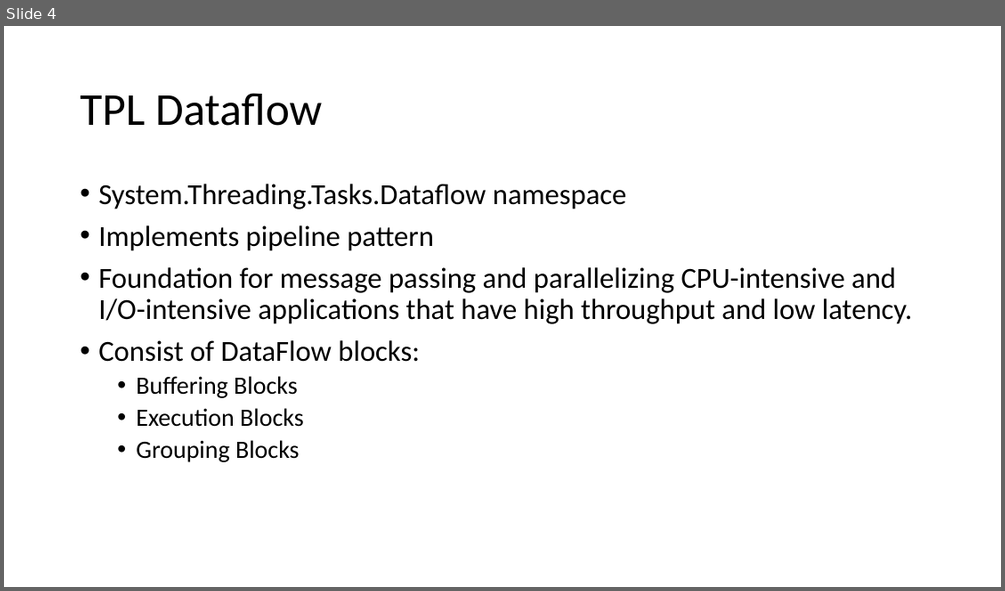
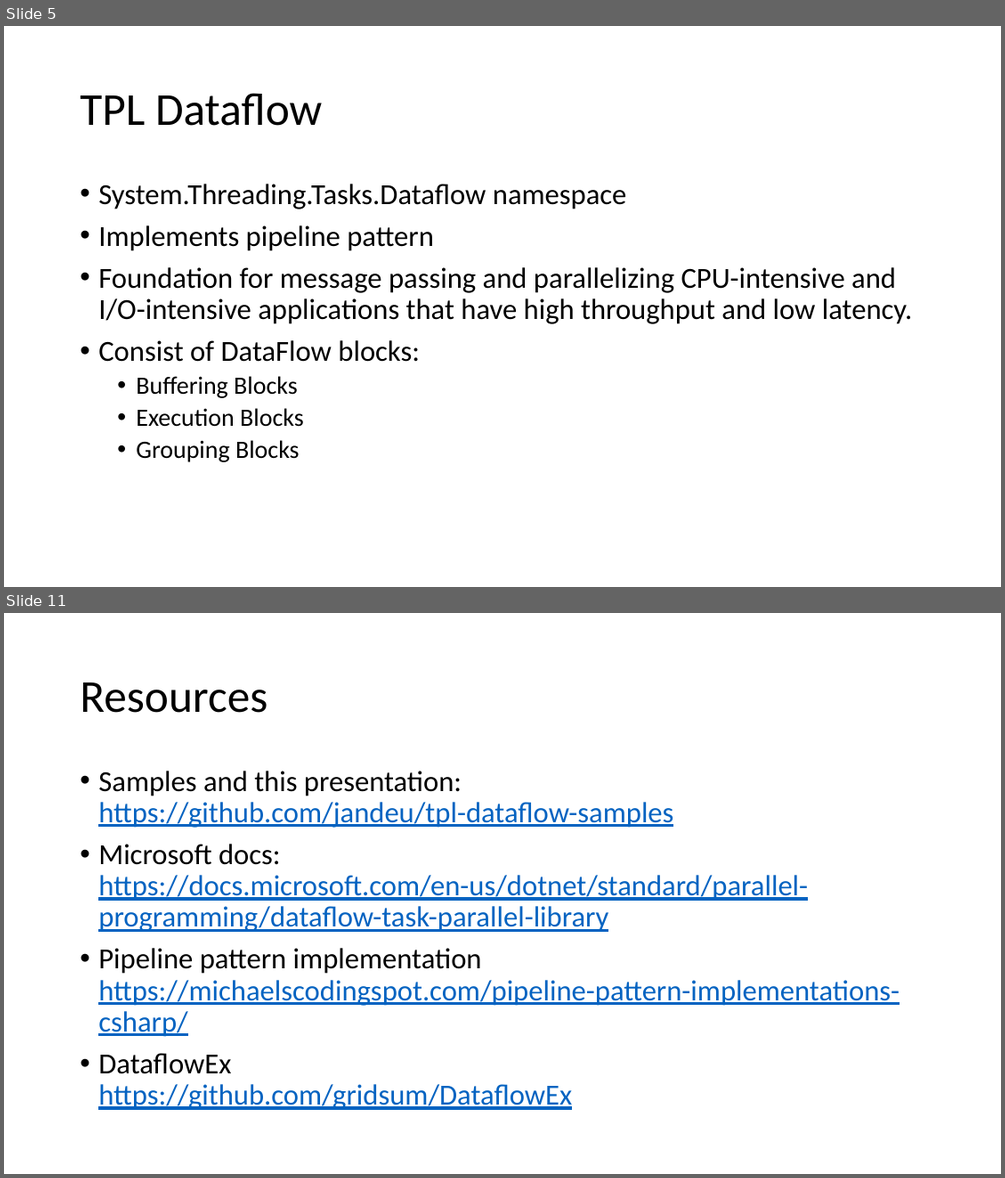
Before and after one commit to jandeu/tpl-dataflow-samples, a slide deck: Presentation.pptx. Shown one above the other, each under a label of ours: slide 4 before the commit, slides 5 and 11 after it; the slides between them are not shown. The pictures are 1005x591 and 1005x1178 pixels, drawn with LibreOffice and Linux fonts; fonts in the diff are those of the drawing. Boxes give left, top, right and bottom in pixels: in the first picture for what was removed or moved away, otherwise in the second. Text is boxed around its words. In the diff, an @@ line names an element or a change of style, - is before the commit and + after.

```diff
--- a/Presentation.pptx
+++ b/Presentation.pptx
@@ slide 11 added at (x1=4, y1=613, x2=1001, y2=1174), background #FFFFFF @@
@@ title added at (x1=80, y1=682, x2=267, y2=713), 44 pt, text #000000 @@
+Resources
@@ text added at (x1=98, y1=771, x2=899, y2=1110), 28 pt, text #0563C1, underline @@
+• Samples and this presentation:
+  https://github.com/jandeu/tpl-dataflow-samples
+• Microsoft docs:
+  https://docs.microsoft.com/en-us/dotnet/standard/parallel-programming/dataflow-task-parallel-library
+• Pipeline pattern implementation
+  https://michaelscodingspot.com/pipeline-pattern-implementations-csharp/
+• DataflowEx
+  https://github.com/gridsum/DataflowEx
@@ what was slide 4 is now slide 5 @@
```
Also in this commit, not shown: 1 slide changed, 5 other slides added, 1 other file.
